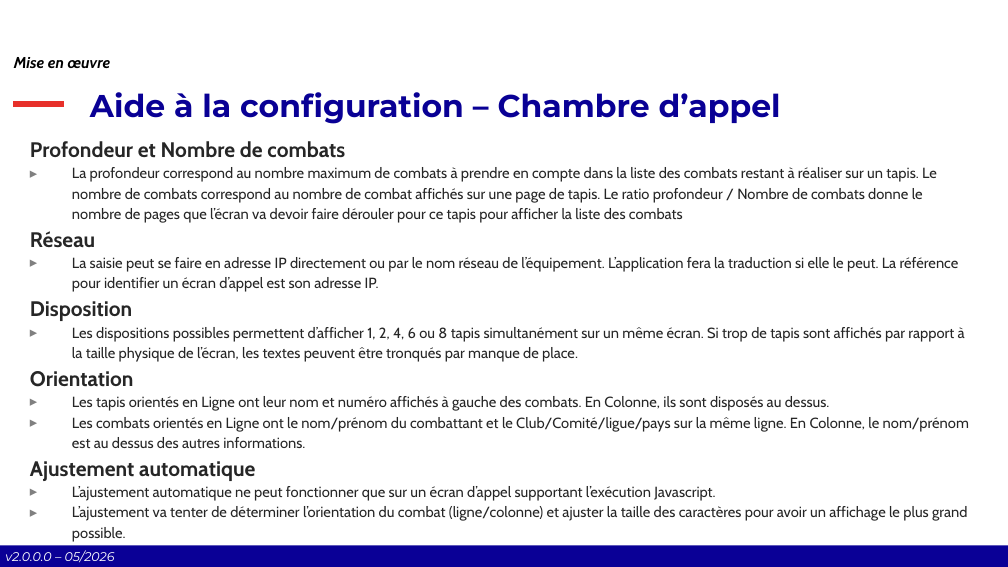
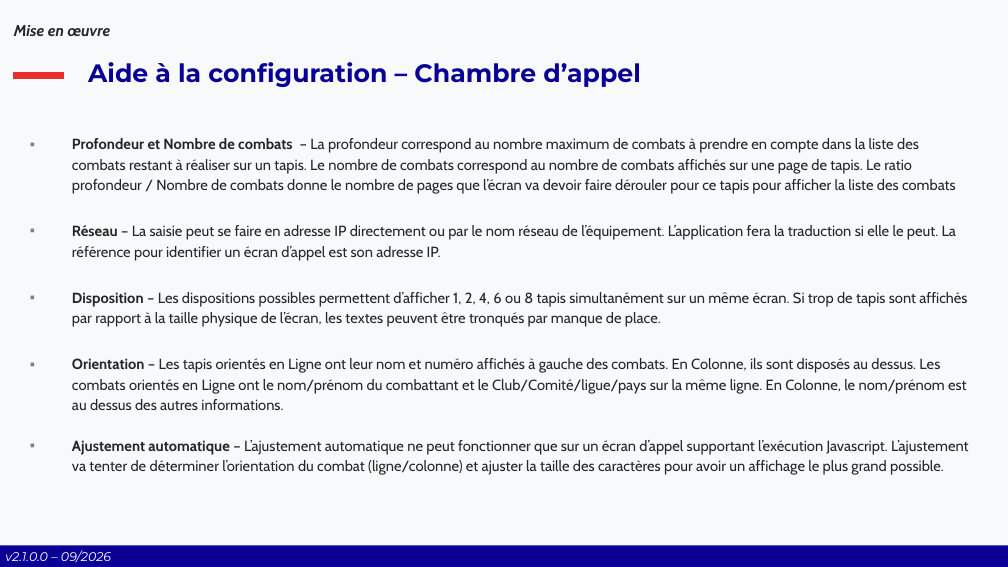
Before and after one commit to Comite-Rhone-Judo/PublicationSuiviCompetition, a slide deck: slide 15 of AppPublication/Documentation/PublicationSuiviCompetition - Manuel d'utilisation.pptx. Drawn at 1008x567 pixels with LibreOffice and Linux fonts; fonts in the diff are those of the drawing; background and template pictures are left out. Boxes give left, top, right and bottom in pixels: in the first picture for what was removed or moved away, otherwise in the second. Text is boxed around its words. In the diff, an @@ line names an element or a change of style, - is before the commit and + after.

Commit message:
Tri phases + ordre XML, corrections XAML & ergonomie
- Ajout du tri des phases et de l'attribut "ordre" dans l'export XML (ExportXML.cs, Phase.cs, ConstantXML.cs)
- Mise à jour de l'XSLT avancement_site.xslt pour affichage ordonné et ergonomique des phases
- Harmonisation des libellés, info-bulles et textes dans les vues XAML (cohérence typographique, accents, espaces)
- Correction de l'auto-refresh JS pour éviter le rechargement intempestif
- Ajustement de la hauteur de RechercheServer.xaml
- Uniformisation des boutons "OK" dans les dialogues

```diff
--- a/AppPublication/Documentation/PublicationSuiviCompetition - Manuel d'utilisation.pptx
+++ b/AppPublication/Documentation/PublicationSuiviCompetition - Manuel d'utilisation.pptx
@@ background #FFFFFF to #F8F9FA @@
@@ text "Mise en œuvre": place and size @@
-text "Mise en œuvre" at box(14, 57, 111, 68)
+text "Mise en œuvre" at box(14, 25, 111, 36)
@@ text "Mise en œuvre" at box(14, 25, 111, 36): text colour #000000 to #262626 @@
@@ title "Aide à la configuration – ...": place and size @@
-title "Aide à la configuration – ..." at box(90, 92, 781, 124)
+title "Aide à la configuration – ..." at box(88, 62, 641, 87)
@@ title "Aide à la configuration – ..." at box(88, 62, 641, 87): size 30 to 24 pt; vertical alignment bottom to middle @@
@@ line moved from (14, 104) - (64, 104) to (14, 76) - (64, 76) @@
@@ rectangle removed at box(227, 116, 782, 450) @@
@@ text at box(72, 138, 968, 475): text changed @@
-Profondeur et Nombre de combats
-▸ La profondeur correspond au nombre maximum de combats à prendre en compte dans la liste des combats restant à réaliser sur un tapis. Le nombre de combats correspond au nombre de combat affichés sur une page de tapis. Le ratio profondeur / Nombre de combats donne le nombre de pages que l’écran va devoir faire dérouler pour ce tapis pour afficher la liste des combats
-Réseau
-▸ La saisie peut se faire en adresse IP directement ou par le nom réseau de l’équipement. L’application fera la traduction si elle le peut. La référence pour identifier un écran d’appel est son adresse IP.
-Disposition
-▸ Les dispositions possibles permettent d’afficher 1, 2, 4, 6 ou 8 tapis simultanément sur un même écran. Si trop de tapis sont affichés par rapport à la taille physique de l’écran, les textes peuvent être tronqués par manque de place.
-Orientation
-▸ Les tapis orientés en Ligne ont leur nom et numéro affichés à gauche des combats. En Colonne, ils sont disposés au dessus.
-▸ Les combats orientés en Ligne ont le nom/prénom du combattant et le Club/Comité/ligue/pays sur la même ligne. En Colonne, le nom/prénom est au dessus des autres informations.
-Ajustement automatique
-▸ L’ajustement automatique ne peut fonctionner que sur un écran d’appel supportant l’exécution Javascript.
-▸ L’ajustement va tenter de déterminer l’orientation du combat (ligne/colonne) et ajuster la taille des caractères pour avoir un affichage le plus grand possible.
+▪ Profondeur et Nombre de combats – La profondeur correspond au nombre maximum de combats à prendre en compte dans la liste des combats restant à réaliser sur un tapis. Le nombre de combats correspond au nombre de combats affichés sur une page de tapis. Le ratio profondeur / Nombre de combats donne le nombre de pages que l’écran va devoir faire dérouler pour ce tapis pour afficher la liste des combats
+▪ Réseau – La saisie peut se faire en adresse IP directement ou par le nom réseau de l’équipement. L’application fera la traduction si elle le peut. La référence pour identifier un écran d’appel est son adresse IP.
+▪ Disposition – Les dispositions possibles permettent d’afficher 1, 2, 4, 6 ou 8 tapis simultanément sur un même écran. Si trop de tapis sont affichés par rapport à la taille physique de l’écran, les textes peuvent être tronqués par manque de place.
+▪ Orientation – Les tapis orientés en Ligne ont leur nom et numéro affichés à gauche des combats. En Colonne, ils sont disposés au dessus. Les combats orientés en Ligne ont le nom/prénom du combattant et le Club/Comité/ligue/pays sur la même ligne. En Colonne, le nom/prénom est au dessus des autres informations.
+▪ Ajustement automatique – L’ajustement automatique ne peut fonctionner que sur un écran d’appel supportant l’exécution Javascript. L’ajustement va tenter de déterminer l’orientation du combat (ligne/colonne) et ajuster la taille des caractères pour avoir un affichage le plus grand possible.
@@ text at box(5, 550, 111, 563): text changed @@
-v2.0.0.0 – 05/2026
+v2.1.0.0 – 09/2026
```
Also in this commit, not shown: 51 other slides changed, 4 slides added, 1 slide removed, 16 other files.
